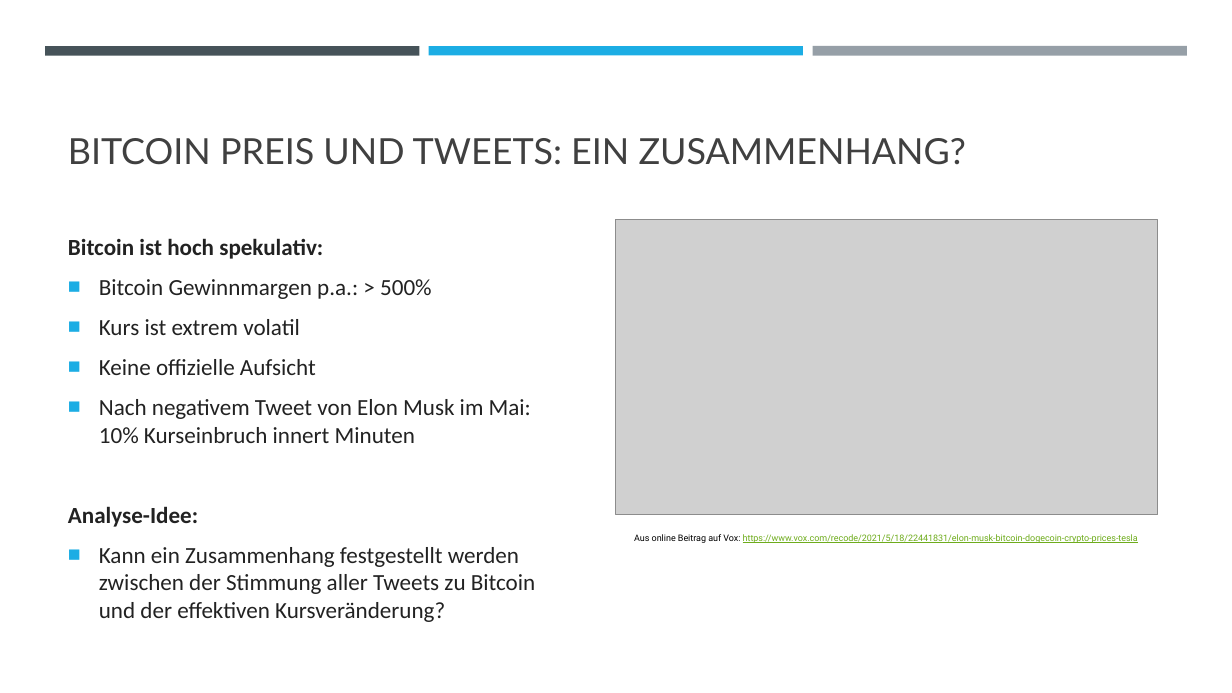
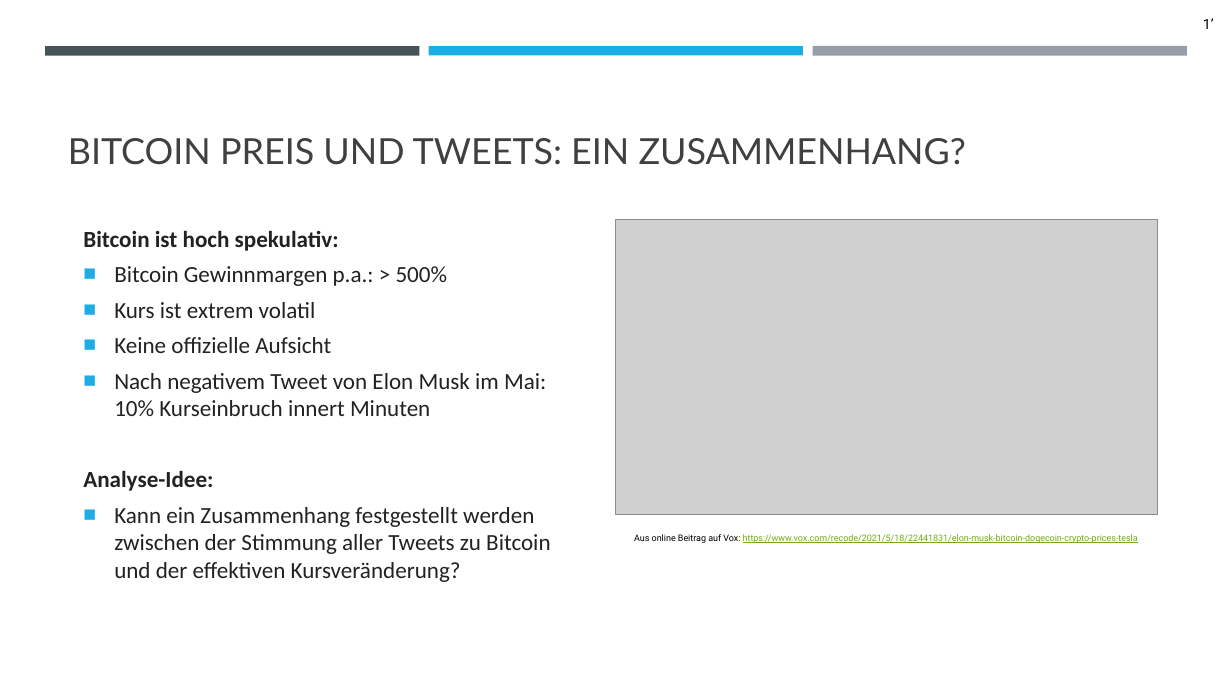
Before and after one commit to alexweltgeist/twitter_bitcoin, a slide deck: slide 2 of BitcoinPreisundTweets_v03.pptx. Drawn at 1232x693 pixels with LibreOffice and Linux fonts; fonts in the diff are those of the drawing; grey boxes stand for pictures. Boxes give left, top, right and bottom in pixels: in the first picture for what was removed or moved away, otherwise in the second. Text is boxed around its words. In the diff, an @@ line names an element or a change of style, - is before the commit and + after.

```diff
--- a/BitcoinPreisundTweets_v03.pptx
+++ b/BitcoinPreisundTweets_v03.pptx
@@ text added at [1203,18,1214,29], 11 pt, text #000000 @@
+1’
@@ text "Bitcoin ist hoch spekulativ:": place and size @@
-text "Bitcoin ist hoch spekulativ:" at [68,238,535,622]
+text "Bitcoin ist hoch spekulativ:" at [83,230,550,582]
@@ text "Bitcoin ist hoch spekulativ:" at [83,230,550,582]: less space between paragraphs; vertical alignment middle to top @@
```
Also in this commit, not shown: 9 other slides changed.
